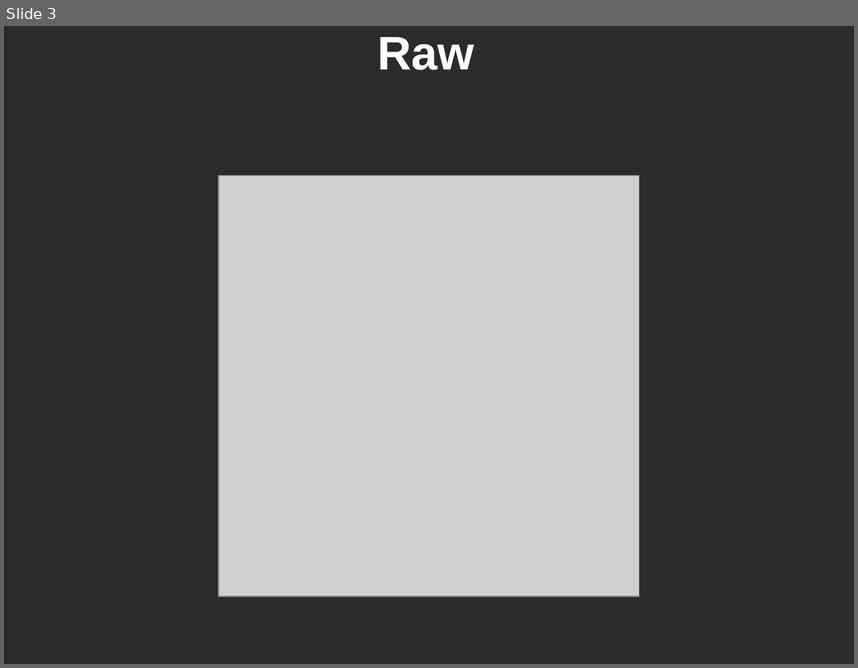
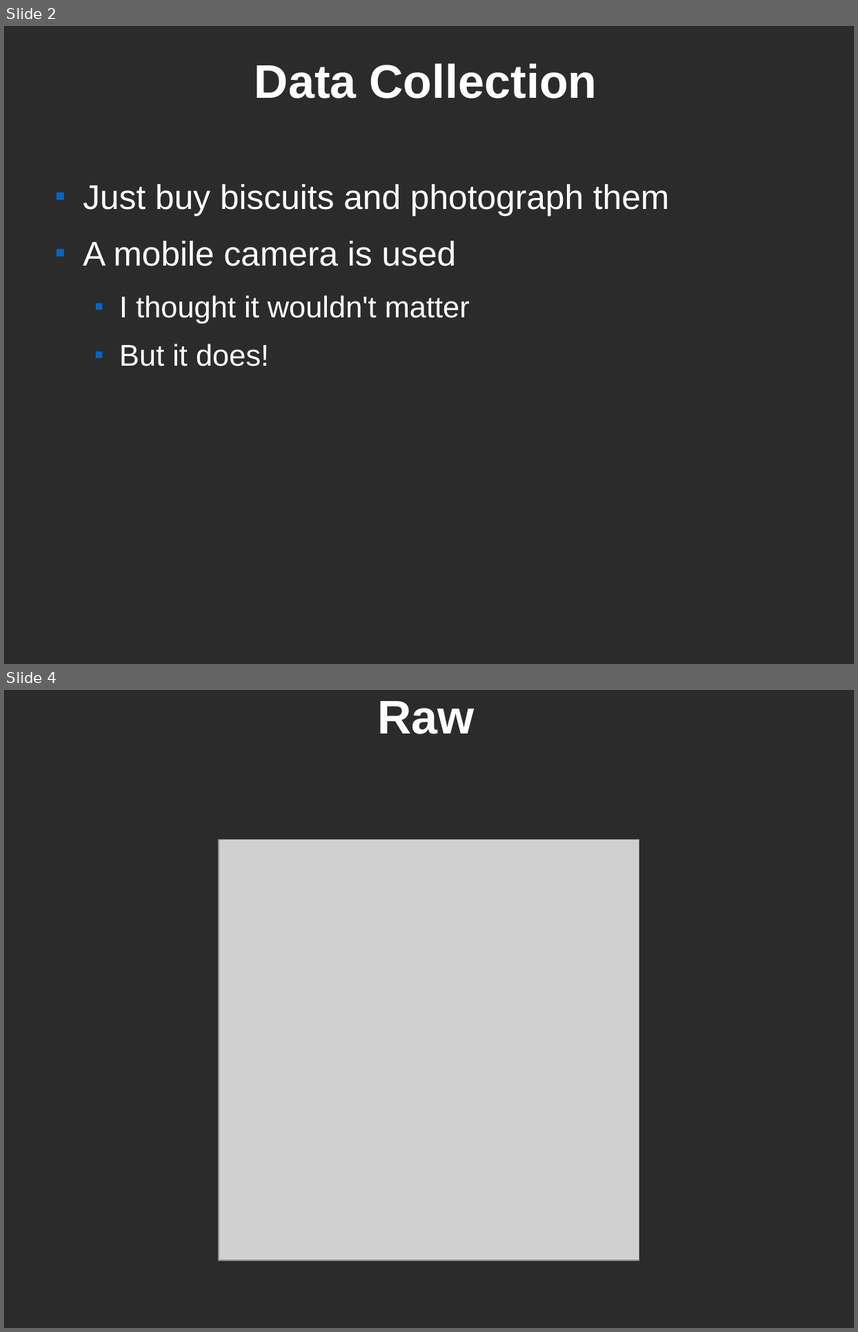
Before and after one commit to Tarrasch/AlphaBiscuit, a slide deck: presentation/biscuits.odp. Shown one above the other, each under a label of ours: slide 3 before the commit, slides 2 and 4 after it; the slides between them are not shown. The pictures are 858x668 and 858x1332 pixels, drawn with LibreOffice and Linux fonts; fonts in the diff are those of the drawing; grey boxes stand for pictures; background and template pictures are left out; a plain dark background stands for a picture behind light text. Boxes give left, top, right and bottom in pixels: in the first picture for what was removed or moved away, otherwise in the second. Text is boxed around its words. In the diff, an @@ line names an element or a change of style, - is before the commit and + after.

```diff
--- a/presentation/biscuits.odp
+++ b/presentation/biscuits.odp
@@ slide 2 added at (4, 26, 854, 664), background picture (left out) @@
@@ title added at (254, 63, 597, 98), 44 pt, text #FFFFFF, bold @@
+Data Collection
@@ text added at (83, 184, 669, 366), 32 pt, text #FFFFFF @@
+■ Just buy biscuits and photograph them
+■ A mobile camera is used
+  ■ I thought it wouldn't matter
+  ■ But it does!
@@ what was slide 3 is now slide 4 @@
```
Also in this commit, not shown: 2 slides changed, 10 other slides added, 2 other files.
